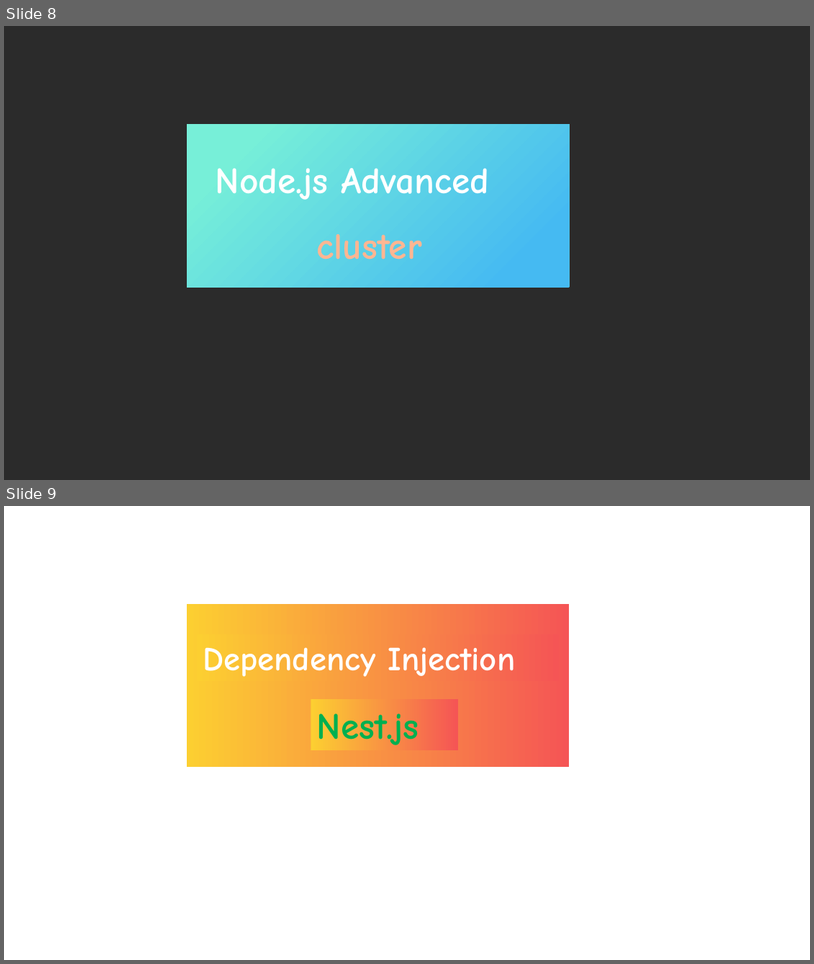
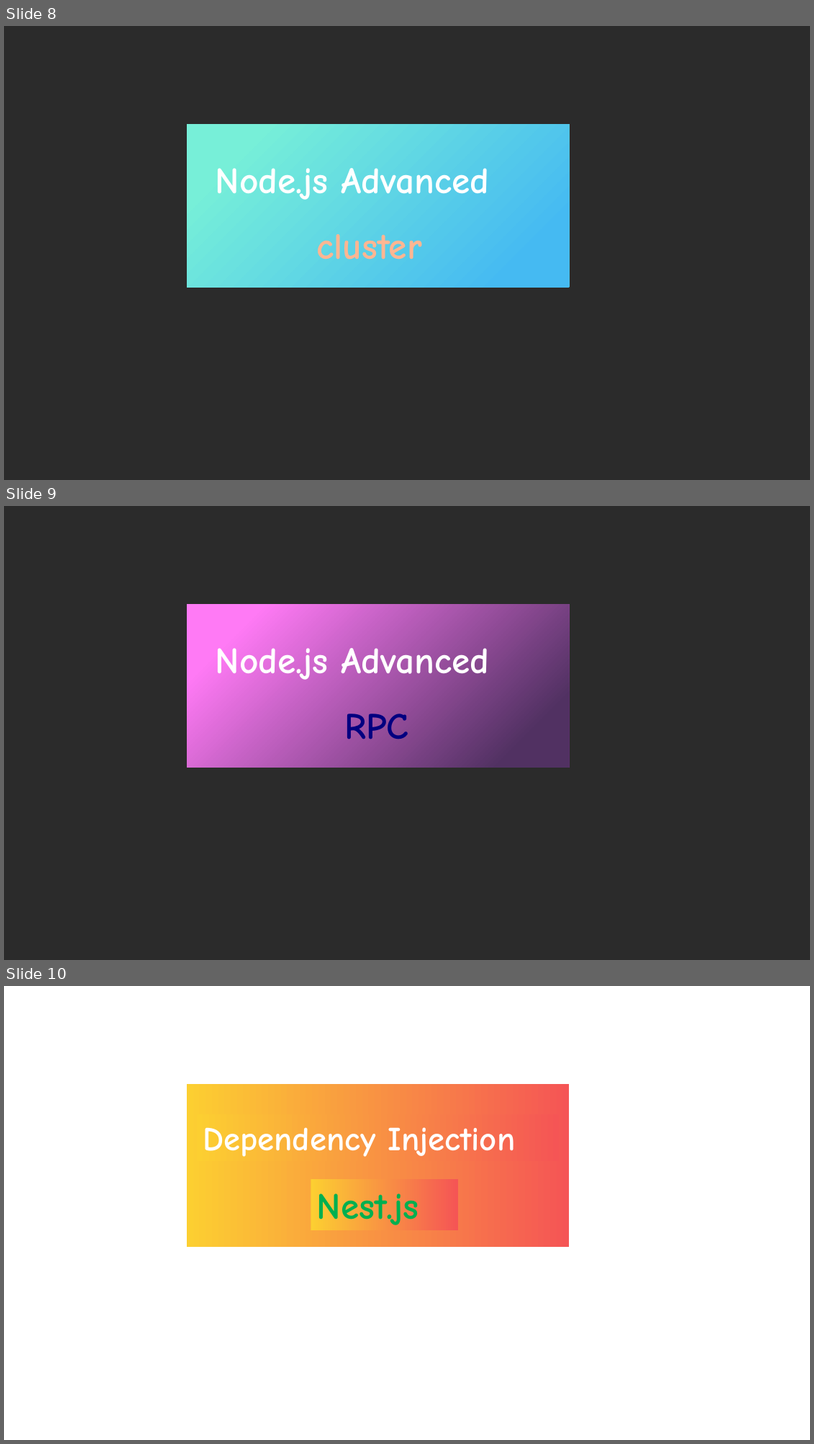
Before and after one commit to ParadeTo/blog, a slide deck: 公众号封面.pptx. Shown one above the other, each under a label of ours: slides 8 and 9 before the commit, slides 8, 9 and 10 after it. The pictures are 814x964 and 814x1444 pixels, drawn with LibreOffice and Linux fonts; fonts in the diff are those of the drawing; background and template pictures are left out; a plain dark background stands for a picture behind light text. Boxes give left, top, right and bottom in pixels: in the first picture for what was removed or moved away, otherwise in the second. Text is boxed around its words. In the diff, an @@ line names an element or a change of style, - is before the commit and + after.

```diff
--- a/公众号封面.pptx
+++ b/公众号封面.pptx
@@ slide 9 added at [4,506,810,960], background picture (left out) @@
@@ rectangle added at [187,604,569,767], fill gradient #FF7AF5 to #513162 @@
@@ text added at [216,648,490,685], 44 pt, text #FFFFFF, bold @@
+Node.js Advanced
@@ text added at [345,713,409,739], 44 pt, text #000080, bold @@
+RPC
@@ what was slide 9 is now slide 10 @@
```
Also in this commit, not shown: 5 other files.
